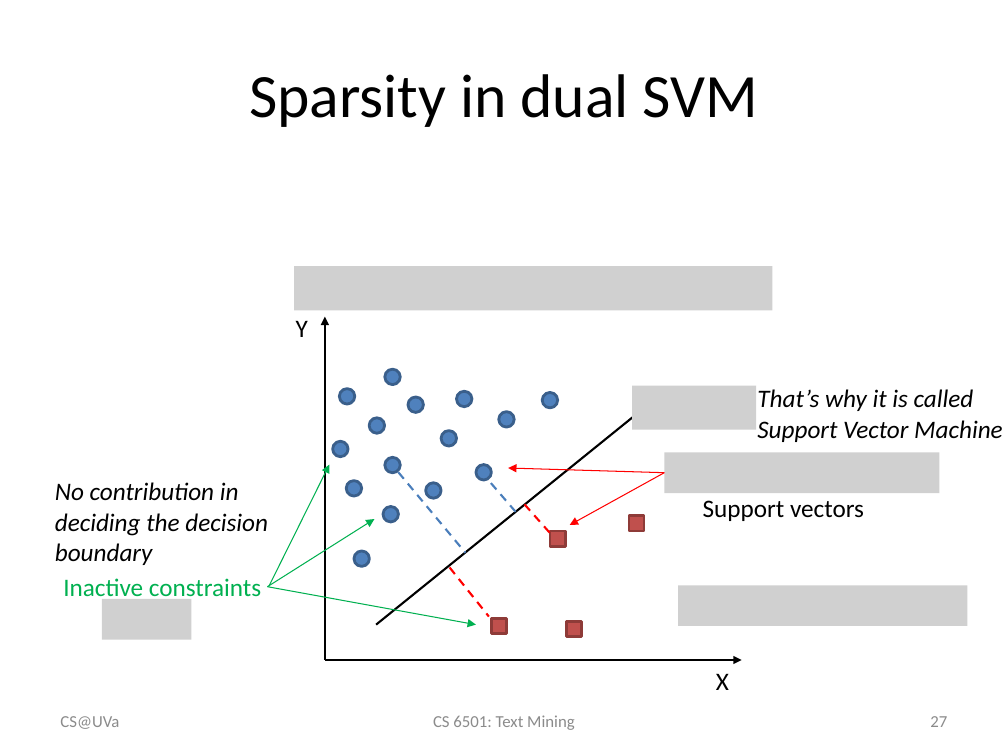
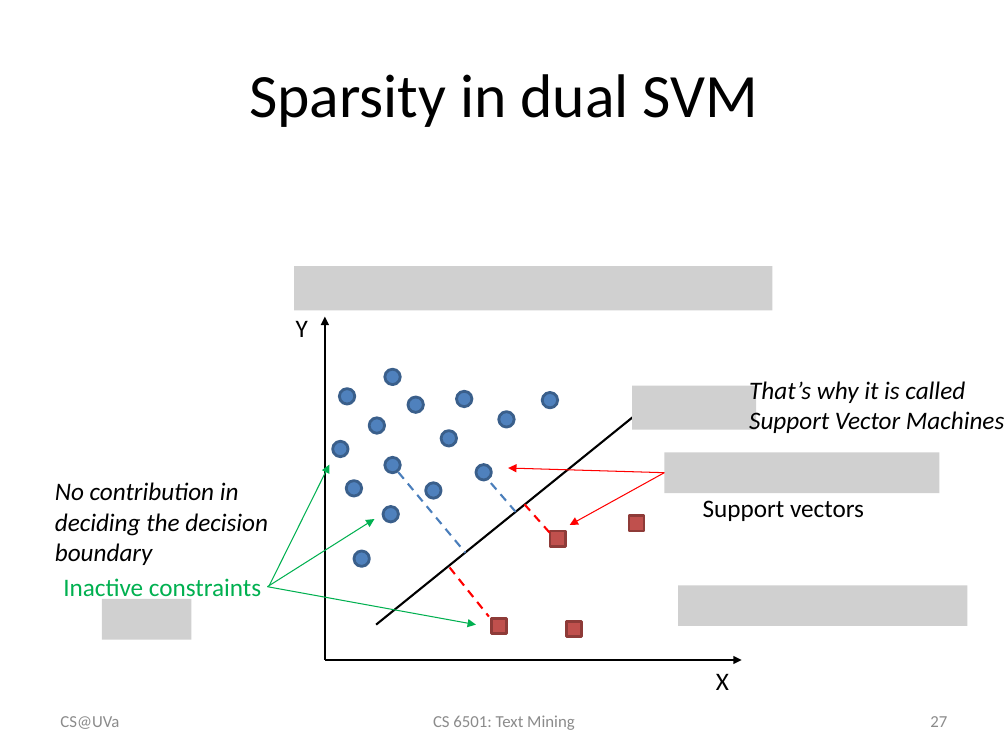
Before and after one commit to wang296/CS6501-Text-Mining, a slide deck: slide 27 of docs/svm.pptx. Drawn at 1008x756 pixels with LibreOffice and Linux fonts; fonts in the diff are those of the drawing; grey boxes stand for pictures. Boxes give left, top, right and bottom in pixels: in the first picture for what was removed or moved away, otherwise in the second. Text is boxed around its words. In the diff, an @@ line names an element or a change of style, - is before the commit and + after.

```diff
--- a/docs/svm.pptx
+++ b/docs/svm.pptx
@@ text at box(749, 381, 1004, 433): text changed @@
-That’s why it is called Support Vector Machine
+That’s why it is called Support Vector Machines
```
Also in this commit, not shown: 8 other slides changed, 4 slides added, 7 other files.
